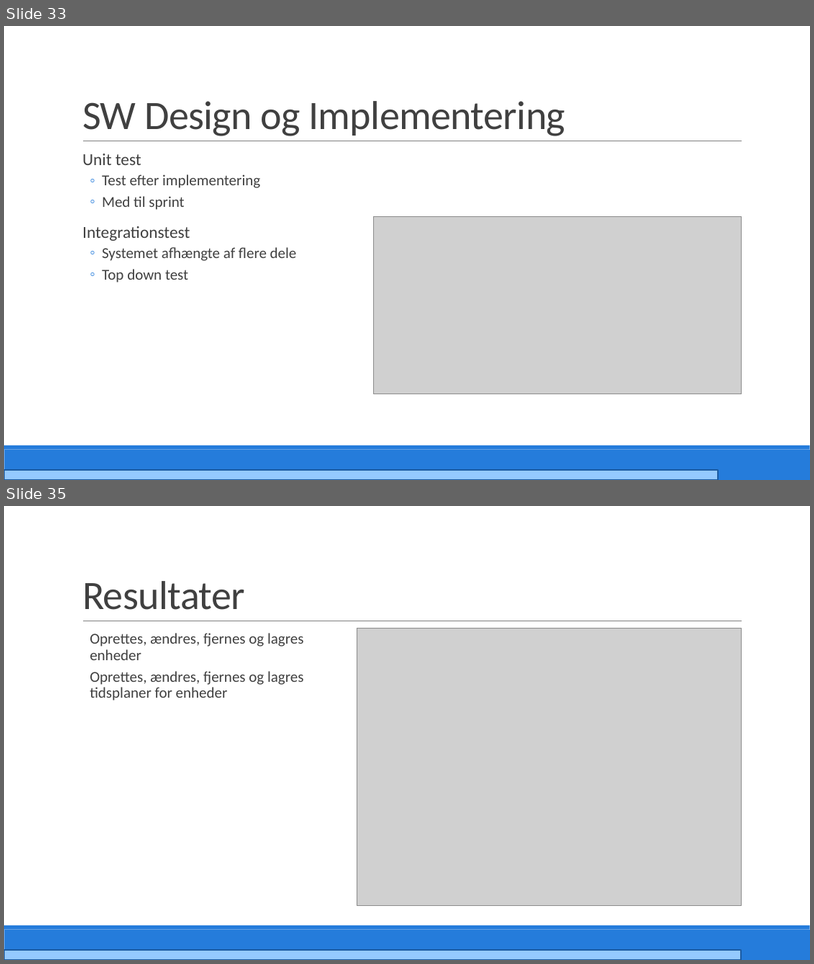
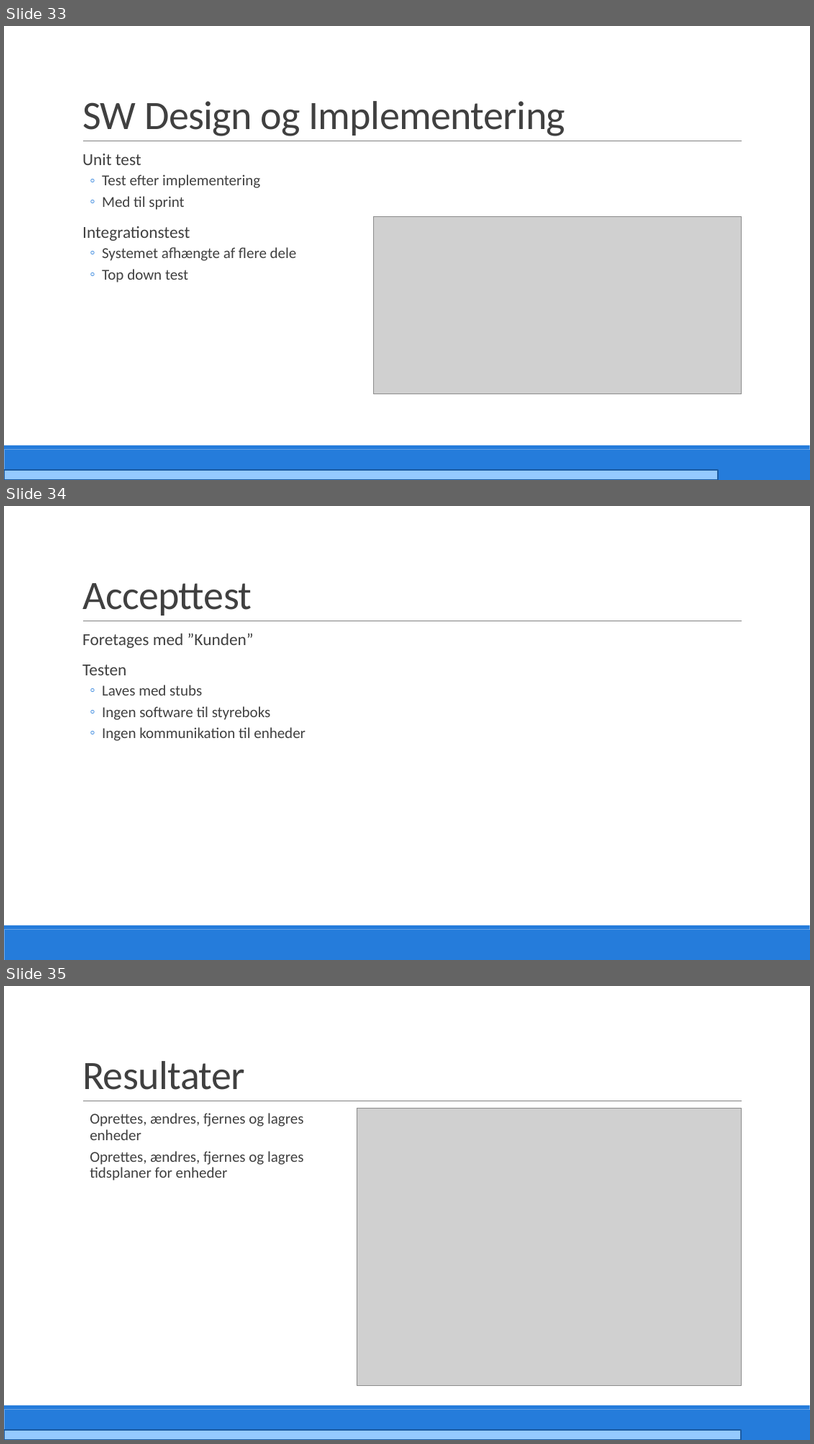
Before and after one commit to PRJ2GR15/Rapport, a slide deck: Fremlæggelse/Fremlæggelse.pptm. Shown one above the other, each under a label of ours: slides 33 and 35 before the commit, slides 33, 34 and 35 after it; the slides between them are not shown. The pictures are 814x964 and 814x1444 pixels, drawn with LibreOffice and Linux fonts; fonts in the diff are those of the drawing; grey boxes stand for pictures. Boxes give left, top, right and bottom in pixels: in the first picture for what was removed or moved away, otherwise in the second. Text is boxed around its words. In the diff, an @@ line names an element or a change of style, - is before the commit and + after.

```diff
--- a/Fremlæggelse/Fremlæggelse.pptm
+++ b/Fremlæggelse/Fremlæggelse.pptm
@@ slide 34 added at (x1=4, y1=506, x2=810, y2=960), background #FFFFFF; not listed: 3 template elements that a slide beside it also shows @@
@@ title added at (x1=82, y1=583, x2=252, y2=615), 48 pt, text #404040 @@
+Accepttest
@@ text added at (x1=82, y1=633, x2=306, y2=741), 18 pt, text #404040 @@
+  Foretages med ”Kunden”
+  Testen
+  ◦ Laves med stubs
+  ◦ Ingen software til styreboks
+  ◦ Ingen kommunikation til enheder
```
Also in this commit, not shown: 4 slides changed, 1 other slide added, 1 slide removed.
